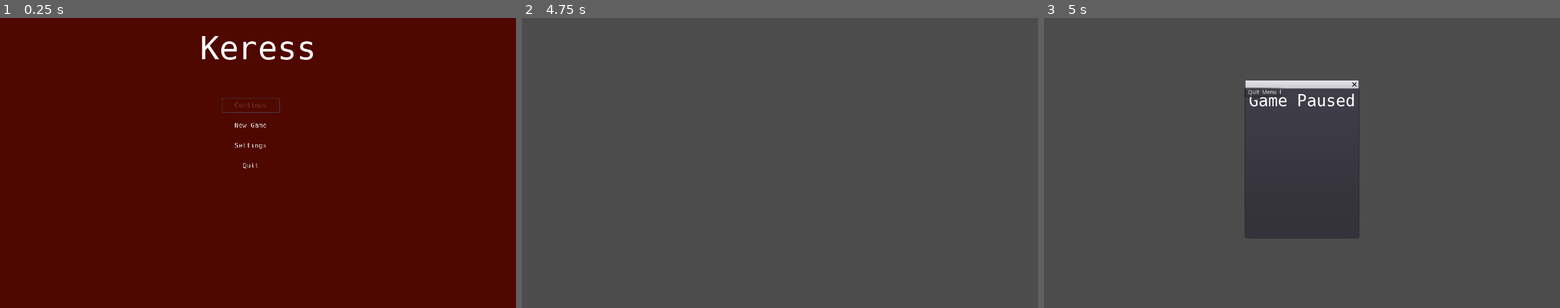
Above: before the commit, frames 1-3 (left to right).
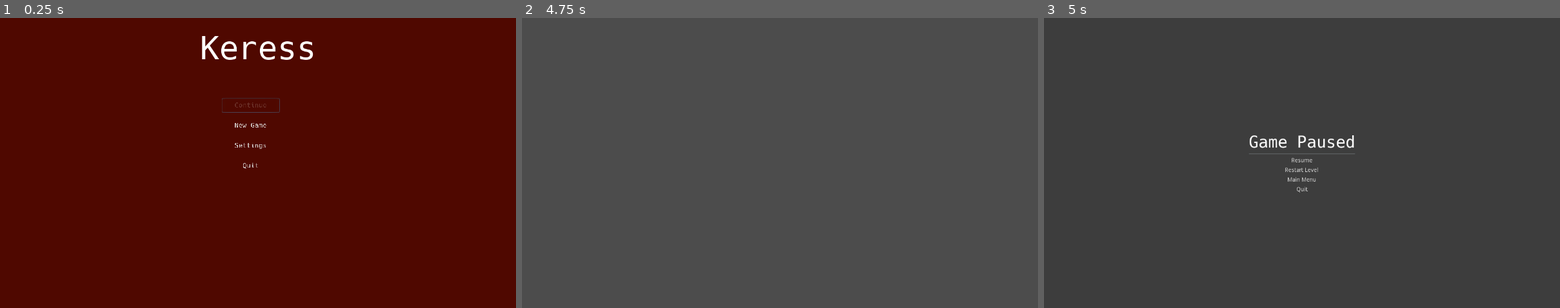
Above: after the commit, the same moments.

Repository: duckinator/keress
Game: Godot game, scene res://menus/MainMenu.tscn
Same seed, same stepped clock (60 frames per second), same inputs: the game is played once before the commit and once after it.
Inputs:
- Up to frame 1 (0.25 s): no input
- Up to frame 2 (4.75 s): click "New Game" at 0.5 s; tap Enter at 1.25, 2.75, 4.25 s; tap Space at 2, 3.5 s
- Up to frame 3 (5 s): tap Escape (ui_cancel) at 4.9 s

Frames 1-2 are identical in both runs. In frame 3, 1.5% of the frame differs, in the area x 38-61%, y 21-61%.

Commit message:
Make the pause menu actually function lol

Diff:
--- a/src/Game.gd
+++ b/src/Game.gd
@@ -1,6 +1,6 @@
 extends Node
 
-const MAIN_MENU_PATH = "res://menus/Main_Menu.tscn"
+const MAIN_MENU_PATH = "res://menus/MainMenu.tscn"
 const DEBUG_SCENE = preload("res://overlays/Debug_Display.tscn")
 const PAUSE_SCENE = preload("res://overlays/Pause_Popup.tscn")
 var popup = null
@@ -34,14 +34,13 @@
 
 	popup = PAUSE_SCENE.instance()
 
-	popup.get_node("Resume_Button").connect("pressed", self, "popup_resume")
-	popup.get_node("Reload_Button").connect("pressed", self, "popup_reload")
-	popup.get_node("Menu_Button").connect("pressed", self, "popup_menu")
-	popup.get_node("Quit_Button").connect("pressed", self, "popup_quit")
+	popup.get_node("CenterContainer/VBoxContainer/Resume_Button").connect("pressed", self, "popup_resume")
+	popup.get_node("CenterContainer/VBoxContainer/Reload_Button").connect("pressed", self, "popup_reload")
+	popup.get_node("CenterContainer/VBoxContainer/Menu_Button").connect("pressed", self, "popup_menu")
+	popup.get_node("CenterContainer/VBoxContainer/Quit_Button").connect("pressed", self, "popup_quit")
 	popup.connect("popup_hide", self, "popup_resume")
 
 	canvas_layer.add_child(popup)
-	popup.popup_centered()
 
 	Input.set_mouse_mode(Input.MOUSE_MODE_VISIBLE)
 
--- a/src/overlays/Pause_Popup.tscn
+++ b/src/overlays/Pause_Popup.tscn
@@ -6,40 +6,58 @@
 size = 40
 font_data = ExtResource( 1 )
 
-[node name="Pause_Popup" type="WindowDialog"]
-visible = true
+[node name="Pause_Popup" type="ColorRect"]
 anchor_right = 1.0
 anchor_bottom = 1.0
-margin_left = 500.0
-margin_top = 175.0
-margin_right = -500.0
-margin_bottom = -175.0
-rect_min_size = Vector2( 280, 230 )
+color = Color( 0, 0, 0, 0.2 )
 
-[node name="Label" type="Label" parent="."]
-margin_right = 280.0
-margin_bottom = 60.0
+[node name="CenterContainer" type="CenterContainer" parent="."]
+margin_right = 1280.0
+margin_bottom = 720.0
+
+[node name="VBoxContainer" type="VBoxContainer" parent="CenterContainer"]
+margin_left = 508.0
+margin_top = 284.0
+margin_right = 772.0
+margin_bottom = 436.0
+
+[node name="Label" type="Label" parent="CenterContainer/VBoxContainer"]
+margin_right = 264.0
+margin_bottom = 48.0
 custom_fonts/font = SubResource( 1 )
 text = "Game Paused"
 align = 1
 valign = 1
 
-[node name="Resume_Button" type="Button" parent="."]
-margin_right = 12.0
-margin_bottom = 20.0
+[node name="HSeparator" type="HSeparator" parent="CenterContainer/VBoxContainer"]
+margin_top = 52.0
+margin_right = 264.0
+margin_bottom = 56.0
+
+[node name="Resume_Button" type="Button" parent="CenterContainer/VBoxContainer"]
+margin_top = 60.0
+margin_right = 264.0
+margin_bottom = 80.0
 text = "Resume"
+flat = true
 
-[node name="Reload_Button" type="Button" parent="."]
-margin_right = 12.0
-margin_bottom = 20.0
+[node name="Reload_Button" type="Button" parent="CenterContainer/VBoxContainer"]
+margin_top = 84.0
+margin_right = 264.0
+margin_bottom = 104.0
 text = "Restart Level"
+flat = true
 
-[node name="Menu_Button" type="Button" parent="."]
-margin_right = 12.0
-margin_bottom = 20.0
+[node name="Menu_Button" type="Button" parent="CenterContainer/VBoxContainer"]
+margin_top = 108.0
+margin_right = 264.0
+margin_bottom = 128.0
 text = "Main Menu"
+flat = true
 
-[node name="Quit_Button" type="Button" parent="."]
-margin_right = 12.0
-margin_bottom = 20.0
+[node name="Quit_Button" type="Button" parent="CenterContainer/VBoxContainer"]
+margin_top = 132.0
+margin_right = 264.0
+margin_bottom = 152.0
 text = "Quit"
+flat = true
